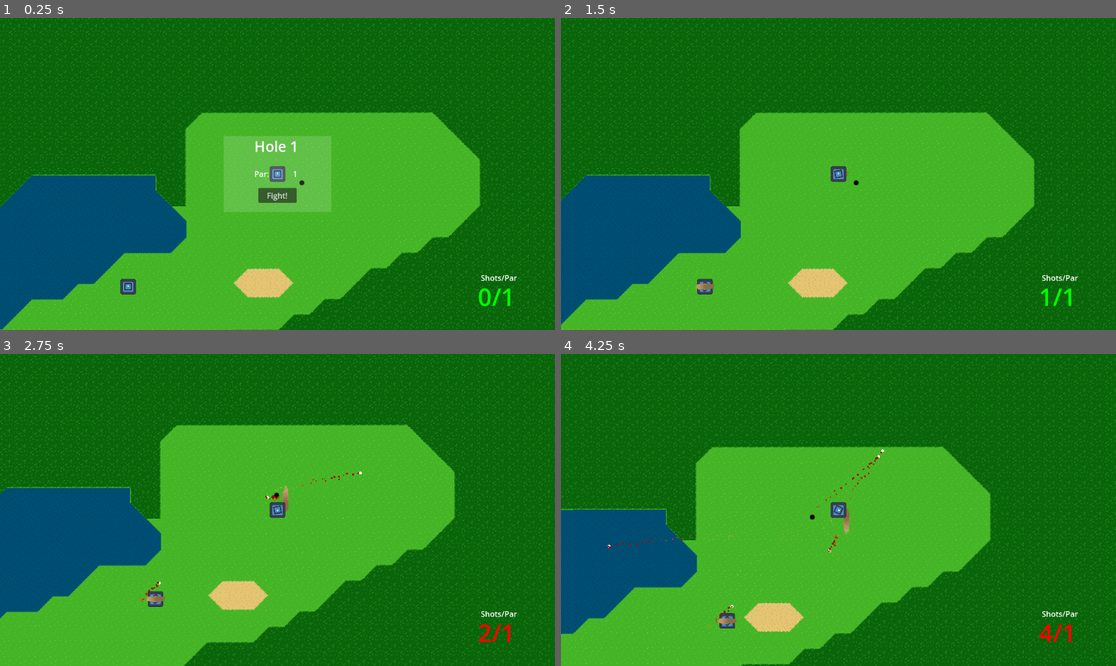
Above: before the commit, frames 1-4 (two rows, left to right).
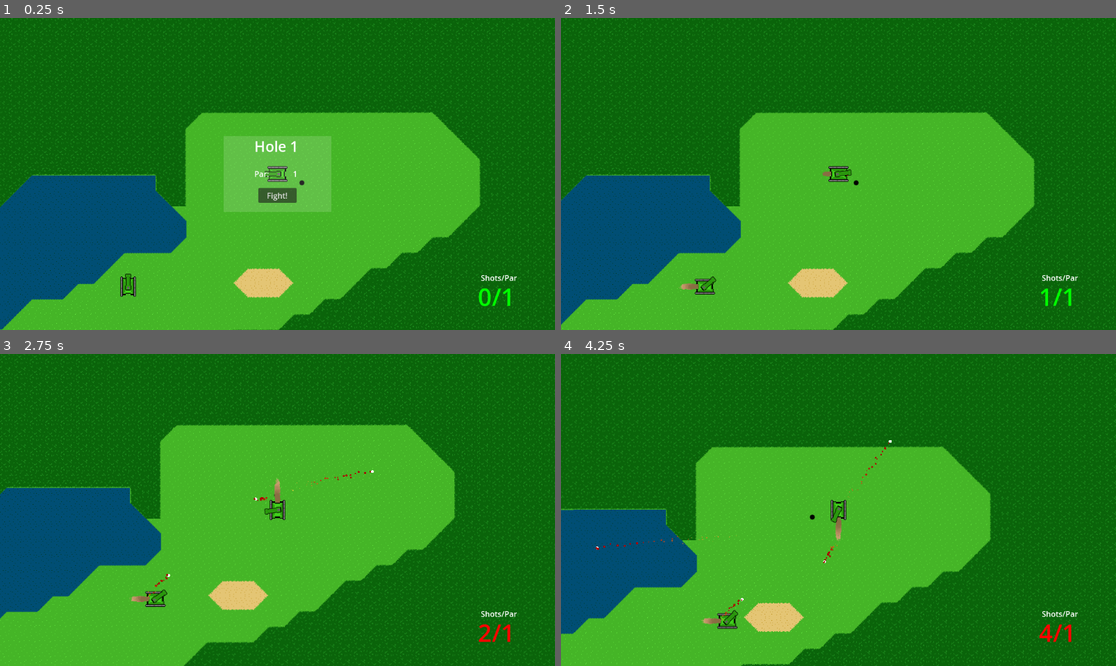
Above: after the commit, the same moments.

Repository: Sabertooth-Software/Bunker-Buster
Game: Godot game, scene res://Scenes/Levels/Hole 1.tscn
Same seed, same stepped clock (60 frames per second), same inputs: the game is played once before the commit and once after it. The engine's default icon, where the game draws it, is replaced by a stand-in: a white triangle on a blue panel in a dark square.
Inputs (mouse positions are in pixels of both pictures, inside the frame that each line leads up to):
- Up to frame 1 (0.25 s): no input
- Up to frame 2 (1.5 s): click "Fight!" at 0.5 s; move the mouse to (960, 158) at 1.27 s; hold Right (right) from 1.28 s (still down); tap Space (shoot) at 1.35 s
- Up to frame 3 (2.75 s): move the mouse to (166, 525) at 2.02 s; release Right (right) at 2.03 s; hold S (down) from 2.03 s (still down); click (166, 525) at 2.1 s; tap Space (shoot) at 2.3 s
- Up to frame 4 (4.25 s): move the mouse to (894, 441) at 2.77 s; release S (down) at 2.78 s; hold Right (right) 2.78-3.53 s; tap Space (shoot) at 2.85, 3.6 s; move the mouse to (810, 572) at 3.52 s; hold Up (up) from 3.53 s (still down)

The runs differ from the first frame. In frame 1, 0.4% of the frame differs, in the area x 21-52%, y 47-90%; in frame 2, 0.4%; in frame 3, 0.7%; in frame 4, 0.8%, in the area x 6-60%, y 27-89%.

Commit message:
Tanks do janky rotation

Diff:
--- a/Scenes/Bullet.tscn
+++ b/Scenes/Bullet.tscn
@@ -14,7 +14,6 @@
 collision_layer = 16
 collision_mask = 27
 gravity_scale = 2.66454e-15
-continuous_cd = 1
 contact_monitor = true
 script = ExtResource("1_6j12e")
 
@@ -28,7 +27,7 @@
 [node name="GPUParticles2D" parent="." instance=ExtResource("2_qjgw2")]
 
 [node name="Timer" type="Timer" parent="."]
-wait_time = 5.0
+wait_time = 2.0
 one_shot = true
 autostart = true
 
--- a/Scenes/Characters/player_tank.tscn
+++ b/Scenes/Characters/player_tank.tscn
@@ -11,3 +11,6 @@
 bullet = ExtResource("2_47anu")
 Speed = 70.0
 Bullet_Speed = 1.0
+
+[node name="ShootingComponent" parent="." index="1"]
+position = Vector2(9.87741e-13, 2.08165e-12)
--- a/Scenes/Characters/tank.tscn
+++ b/Scenes/Characters/tank.tscn
@@ -1,8 +1,9 @@
-[gd_scene load_steps=10 format=3 uid="uid://dfp2wtw5do8m7"]
+[gd_scene load_steps=11 format=3 uid="uid://dfp2wtw5do8m7"]
 
 [ext_resource type="Script" path="res://Scripts/Characters/Tank.gd" id="1_lnctx"]
 [ext_resource type="PackedScene" uid="uid://dhm8qd71af8hh" path="res://Scenes/Components/shooting_component.tscn" id="2_1hq3u"]
-[ext_resource type="Texture2D" uid="uid://vd7ap2v7wpfb" path="res://icon.svg" id="4_nunnb"]
+[ext_resource type="Texture2D" uid="uid://ccdg4qihovc7q" path="res://Assets/TankSprite/tank-base.png" id="3_dotvh"]
+[ext_resource type="Texture2D" uid="uid://bmeavv0i8viaf" path="res://Assets/TankSprite/tank-cannon.png" id="4_8ty1j"]
 [ext_resource type="PackedScene" uid="uid://2dq276mqwnck" path="res://Scenes/Components/terrain_detector.tscn" id="4_w5nxv"]
 [ext_resource type="PackedScene" uid="uid://pcnyw7nwpaqa" path="res://Scenes/Components/TerrainParticleSpawner.tscn" id="5_wqme0"]
 [ext_resource type="PackedScene" uid="uid://4ea6nld8exji" path="res://Assets/Particles/hit_sand.tscn" id="6_5xvq7"]
@@ -16,6 +17,7 @@
 
 [node name="Tank" type="CharacterBody2D"]
 z_index = 2
+rotation = -1.5708
 collision_layer = 16
 collision_mask = 469
 script = ExtResource("1_lnctx")
@@ -25,26 +27,26 @@
 shape = SubResource("RectangleShape2D_sin31")
 debug_color = Color(0.0196078, 0.254902, 1, 0.419608)
 
-[node name="ShootingComponent" parent="." instance=ExtResource("2_1hq3u")]
-position = Vector2(2.08165e-12, 2.08165e-12)
-scale = Vector2(3.23088, 1.69783)
+[node name="Body" type="Sprite2D" parent="."]
+texture = ExtResource("3_dotvh")
 
-[node name="Body" type="Sprite2D" parent="."]
-scale = Vector2(0.25, 0.25)
-texture = ExtResource("4_nunnb")
-
-[node name="Canon" type="Sprite2D" parent="."]
-scale = Vector2(0.125, 0.125)
-texture = ExtResource("4_nunnb")
-
-[node name="TerrainDetector" parent="." instance=ExtResource("4_w5nxv")]
-
-[node name="TerrainParticleSpawner" parent="." instance=ExtResource("5_wqme0")]
+[node name="TerrainParticleSpawner" parent="Body" node_paths=PackedStringArray("terrain_detector") instance=ExtResource("5_wqme0")]
+position = Vector2(2.08165e-12, 15)
+terrain_detector = NodePath("../../TerrainDetector")
 terrain_map = {
 1: ExtResource("6_5xvq7"),
 2: ExtResource("7_13mp1"),
 3: ExtResource("6_5xvq7")
 }
+
+[node name="Canon" type="Sprite2D" parent="."]
+texture = ExtResource("4_8ty1j")
+
+[node name="ShootingComponent" parent="Canon" instance=ExtResource("2_1hq3u")]
+position = Vector2(2.08165e-12, -25)
+scale = Vector2(3.23088, 1.69783)
+
+[node name="TerrainDetector" parent="." instance=ExtResource("4_w5nxv")]
 
 [node name="Hitbox" type="Area2D" parent="."]
 collision_layer = 0
@@ -54,4 +56,4 @@
 position = Vector2(0.5, -0.5)
 shape = SubResource("RectangleShape2D_no6m2")
 
-[connection signal="terrain_changed" from="TerrainDetector" to="TerrainParticleSpawner" method="_on_terrain_detector_terrain_changed"]
+[connection signal="terrain_changed" from="TerrainDetector" to="Body/TerrainParticleSpawner" method="_on_terrain_detector_terrain_changed"]
--- a/Scenes/Levels/Hole 1.tscn
+++ b/Scenes/Levels/Hole 1.tscn
@@ -69,6 +69,7 @@
 [node name="RedTank" parent="." instance=ExtResource("5_ahov5")]
 z_index = 0
 position = Vector2(141, -44)
+rotation = 0.0
 
 [node name="Node2D2" type="Node2D" parent="RedTank"]
 position = Vector2(-141, 44)
--- a/Scripts/Characters/Tank.gd
+++ b/Scripts/Characters/Tank.gd
@@ -8,7 +8,7 @@
 @onready var body: Node2D = $Body
 @onready var hitbox: Area2D = $Hitbox
 
-@onready var shooting_component: ShootingComponent = $ShootingComponent
+@onready var shooting_component: ShootingComponent = $Canon/ShootingComponent
 
 func _ready():
 	hitbox.body_shape_entered.connect(_on_hit)
@@ -16,6 +16,7 @@
 func move(direction: Vector2):
 	if direction:
 		velocity = direction * Speed
+		rotation = velocity.normalized().angle() + PI/2
 	else:
 		velocity = Vector2.ZERO
 
@@ -27,7 +28,9 @@
 
 func look(point: Vector2):
 	canon.look_at(point)
+	canon.rotate(PI/2)
 
 func _on_hit(_body_rid: RID, _body: Node2D, _body_shape_index: int, _local_shape_index: int):
 	if body is Bullet and self not in body.get_collision_exceptions():
+		body.queue_free()
 		print("ahh")
